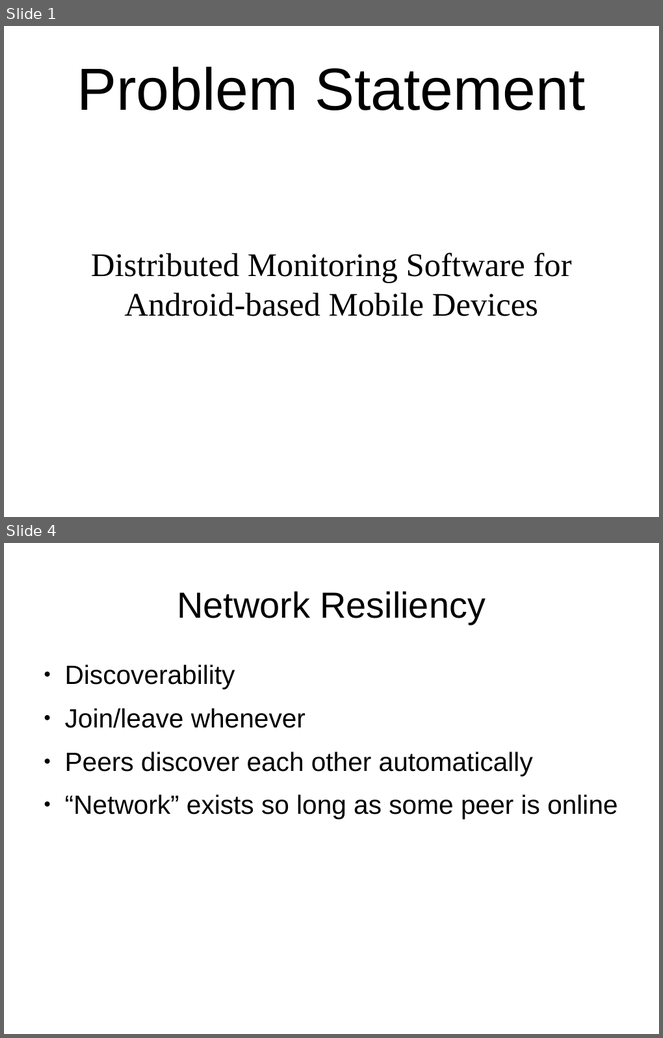
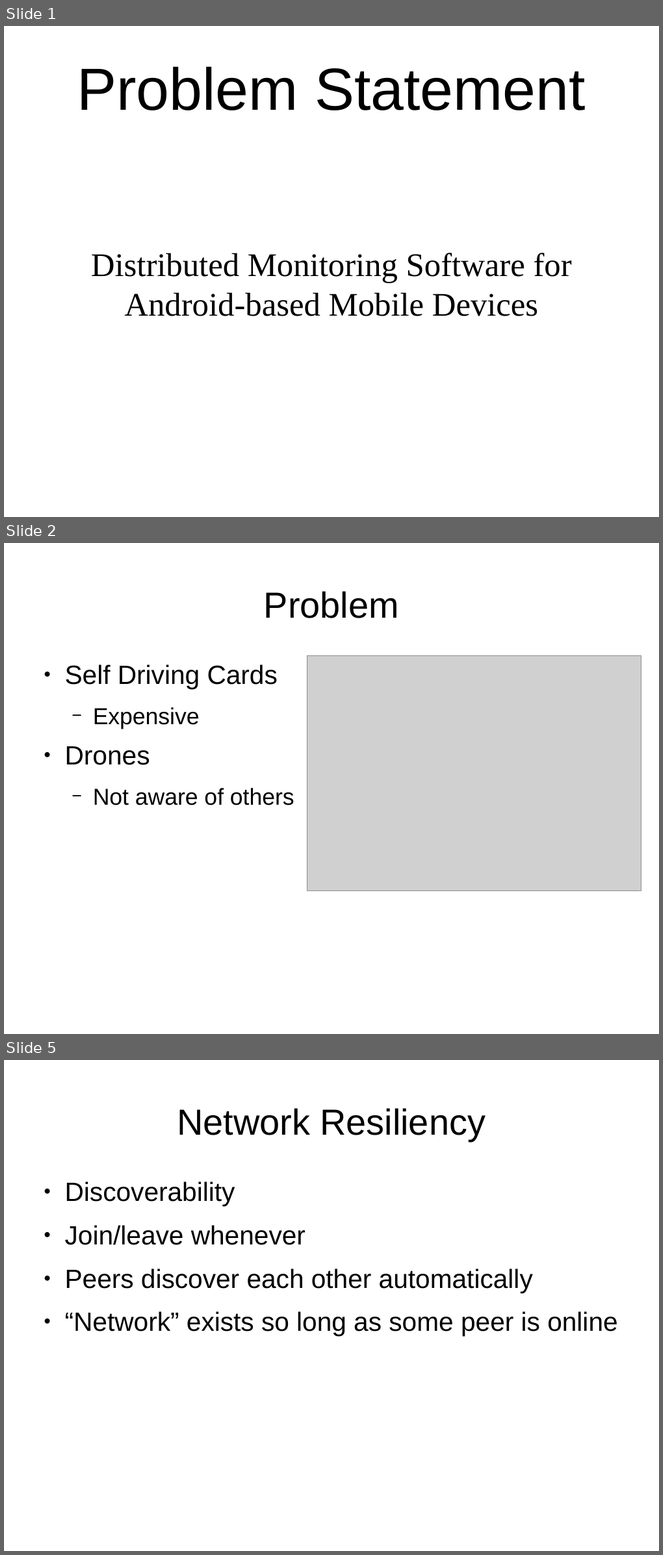
Before and after one commit to andrewazores/Capstone, a slide deck: documentation/problem_statement_presentation.odp. Shown one above the other, each under a label of ours: slides 1 and 4 before the commit, slides 1, 2 and 5 after it; the slides between them are not shown. The pictures are 663x1038 and 663x1555 pixels, drawn with LibreOffice and Linux fonts; fonts in the diff are those of the drawing; grey boxes stand for pictures. Boxes give left, top, right and bottom in pixels: in the first picture for what was removed or moved away, otherwise in the second. Text is boxed around its words. In the diff, an @@ line names an element or a change of style, - is before the commit and + after.

Commit message:
Updated Problem Statement Presentation
Refactored the problem statement presentation into an Elevator Pitch
format.

answered questions the prof asked to other groups

```diff
--- a/documentation/problem_statement_presentation.odp
+++ b/documentation/problem_statement_presentation.odp
@@ slide 2 added at (x1=4, y1=543, x2=659, y2=1034), background #FFFFFF @@
@@ title added at (x1=264, y1=591, x2=399, y2=618), 44 pt, text #000000 @@
+Problem
@@ picture added at (x1=307, y1=656, x2=642, y2=891) @@
@@ text added at (x1=65, y1=665, x2=295, y2=806), 28 pt, text #000000 @@
+● Self Driving Cards
+  − Expensive
+● Drones
+  − Not aware of others
@@ what was slide 4 is now slide 5 @@
```
Also in this commit, not shown: 3 slides changed, 3 other slides added, 1 slide removed.
